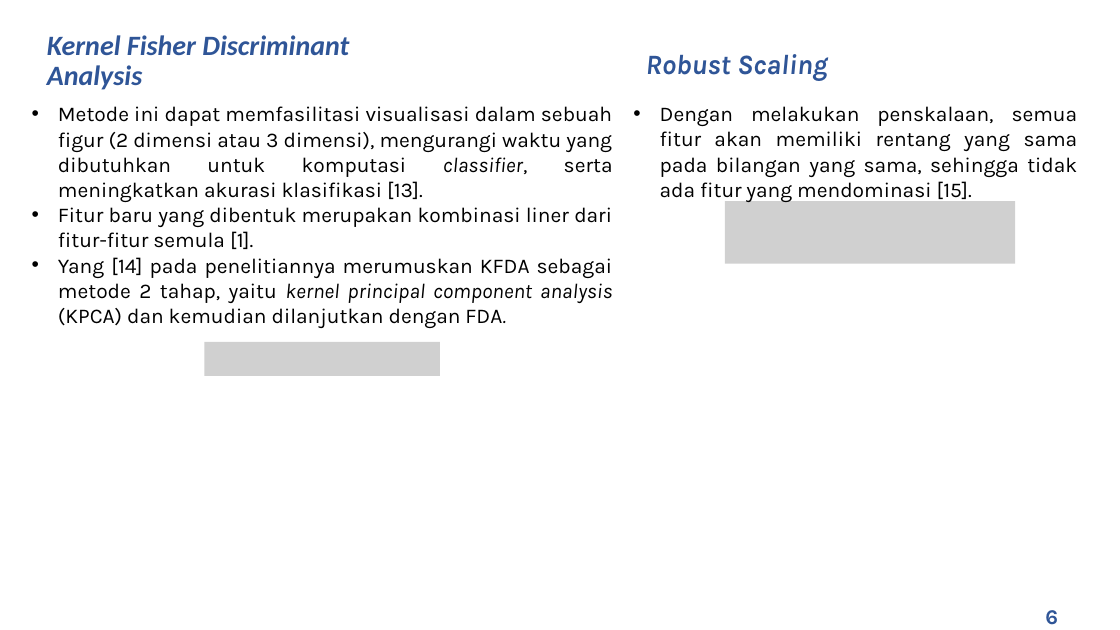
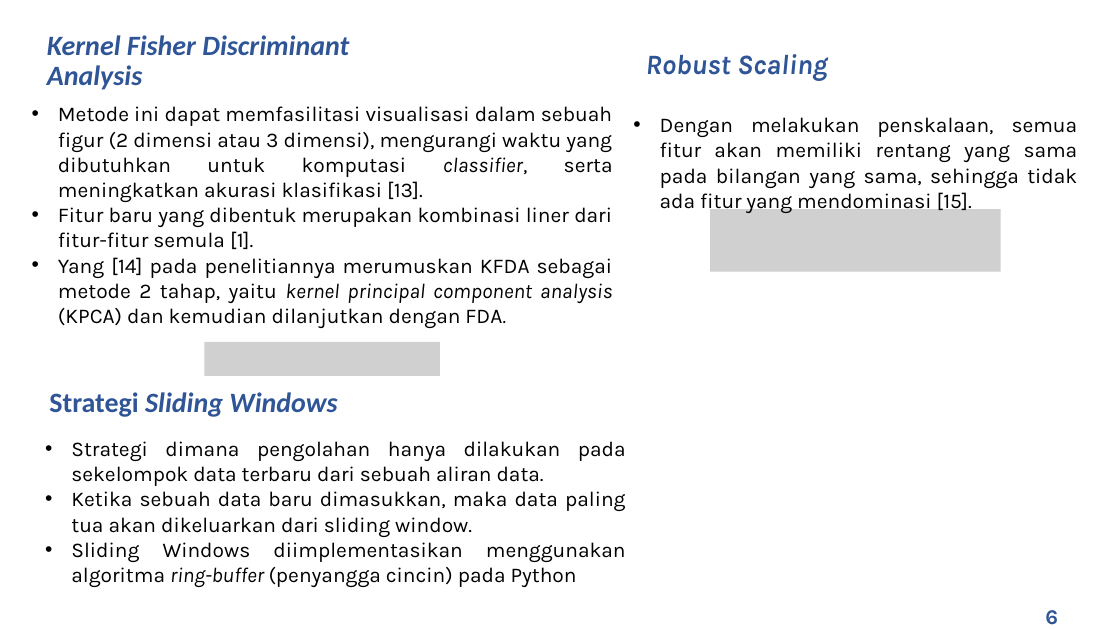
Before and after one commit to rezaandriady/TA_RezaAndriady, a slide deck: slide 7 of Presentasi/Draft Presentasi Reza Andriady - 44976.pptx. Drawn at 1120x630 pixels with LibreOffice and Linux fonts; fonts in the diff are those of the drawing; grey boxes stand for pictures; background and template pictures are left out. Boxes give left, top, right and bottom in pixels: in the first picture for what was removed or moved away, otherwise in the second. Text is boxed around its words. In the diff, an @@ line names an element or a change of style, - is before the commit and + after.

```diff
--- a/Presentasi/Draft Presentasi Reza Andriady - 44976.pptx
+++ b/Presentasi/Draft Presentasi Reza Andriady - 44976.pptx
@@ text "Dengan melakukan penskalaan, semua fitur ...": place and size @@
-text "Dengan melakukan penskalaan, semua fitur ..." at [660, 106, 1078, 203]
+text "Dengan melakukan penskalaan, semua fitur ..." at [660, 117, 1078, 214]
@@ picture: place and size @@
-picture at [725, 202, 1016, 264]
+picture at [711, 209, 1002, 271]
@@ text added at [49, 392, 337, 417], 24 pt, text #2F5597, bold, italic @@
+Strategi Sliding Windows
@@ text added at [71, 441, 626, 587], 18 pt, text #000000 @@
+• Strategi dimana pengolahan hanya dilakukan pada sekelompok data terbaru dari sebuah aliran data.
+• Ketika sebuah data baru dimasukkan, maka data paling tua akan dikeluarkan dari sliding window.
+• Sliding Windows diimplementasikan menggunakan algoritma ring-buffer (penyangga cincin) pada Python
```
Also in this commit, not shown: 15 other slides changed.
